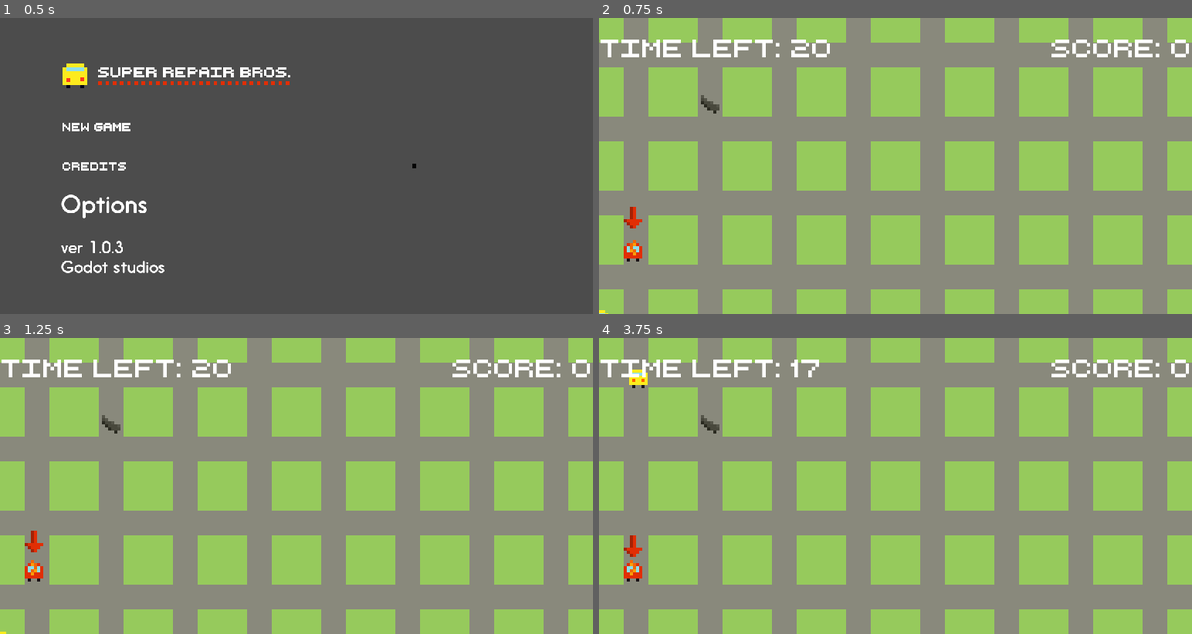
Above: before the commit, frames 1-4 (two rows, left to right).
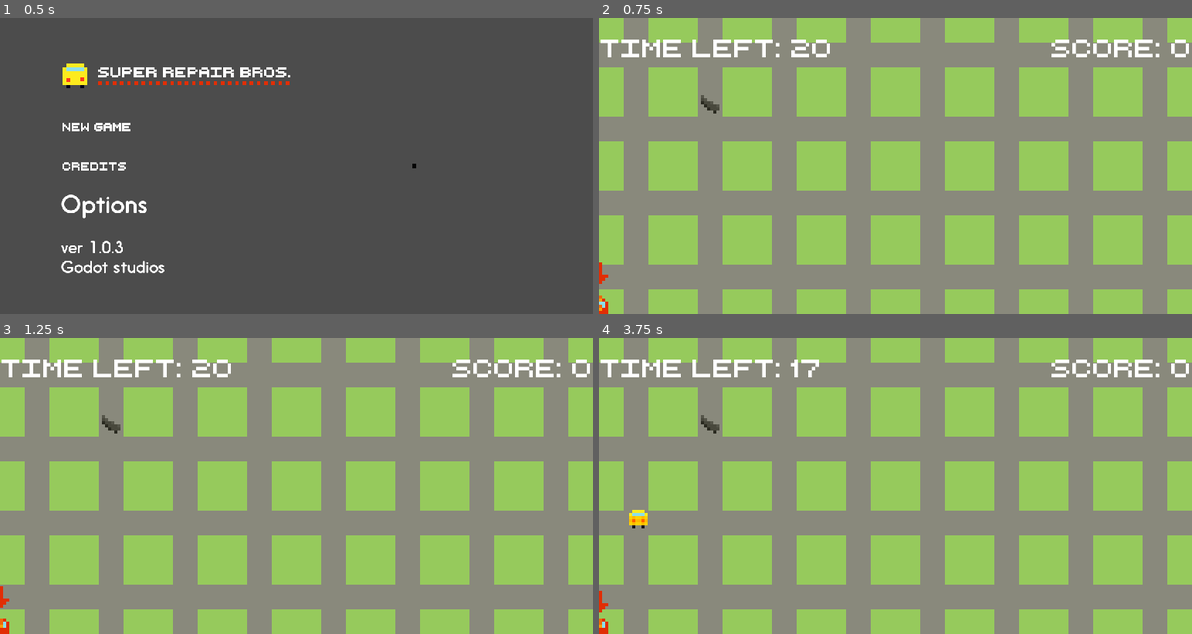
Above: after the commit, the same moments.

Repository: super-repair-bros/super-repair-bros
Game: Godot game, scene res://Scenes/TitleScreen/TitleScreen.tscn
Same seed, same stepped clock (60 frames per second), same inputs: the game is played once before the commit and once after it.
Inputs (mouse positions are in pixels of both pictures, inside the frame that each line leads up to):
- Up to frame 1 (0.5 s): no input
- Up to frame 2 (0.75 s): click (776, 127) at 0.5 s
- Up to frame 3 (1.25 s): no input
- Up to frame 4 (3.75 s): hold D (right) 1.28-2.03 s; hold S (down) 2.03-2.78 s; hold D (right) 2.78-3.53 s; hold W (up) from 3.53 s (still down)

Frame 1 is identical in both runs. In frame 2, 0.4% of the frame differs, in the area x 0-8%, y 63-100%; in frame 3, 0.4%; in frame 4, 0.7%, in the area x 0-9%, y 10-100%.

Commit message:
stop and repair

Diff:
--- a/Scenes/HUD/HUD.gd
+++ b/Scenes/HUD/HUD.gd
@@ -2,7 +2,7 @@
 
 export var timeInSec = 20;
 
-var score = 0;
+export var score = 0;
 
 
 # Declare member variables here. Examples:
--- a/Scenes/PlayerCar/PlayerCar.gd
+++ b/Scenes/PlayerCar/PlayerCar.gd
@@ -3,6 +3,7 @@
 export (int) var speed = 200
 
 var velocity = Vector2()
+export (bool) var is_repairing = false
 
 func _ready():
 	$AnimationPlayer.play("idle")
@@ -33,5 +34,8 @@
 
 
 func _physics_process(_delta):
-	get_input()
-	velocity = move_and_slide(velocity)
+	if is_repairing == true:
+		pass
+	else:
+		get_input()
+		velocity = move_and_slide(velocity)
--- a/Scenes/Wrack/Wrack.gd
+++ b/Scenes/Wrack/Wrack.gd
@@ -11,34 +11,20 @@
 	$AnimationPlayer.play("broken")
 	emit_signal('wrackplease')
 
-func place_a_wrack():
+func try_to_place_a_wrack():
 	randomize()
-	var spaceState = get_world_2d().direct_space_state
-	var placed = false
-	while not placed:
-		var posx = randi() % int(get_viewport_rect().size.x) + 1
-		var posy = randi() % int(get_viewport_rect().size.y) + 1
-		var upperright = Vector2(posx+WRACKWIDTH/2, posy-WRACKHEIGHT/2)
-		var upperleft = Vector2(posx-WRACKWIDTH/2, posy-WRACKHEIGHT/2)
-		var lowerright = Vector2(posx+WRACKWIDTH/2, posy+WRACKHEIGHT/2)
-		var lowerleft = Vector2(posx-WRACKWIDTH/2, posy+WRACKHEIGHT/2)
-
-		position.x = posx
-		position.y = posy
-		# Check for collision
-		placed = true
-		var query = Physics2DShapeQueryParameters.new()
-
-		if spaceState.intersect_point(upperright) and spaceState.intersect_point(upperleft) and spaceState.intersect_point(lowerright) and spaceState.intersect_point(lowerleft):
-			print("upperright: " + str(upperright))
-			print("upperleft: " + str(upperleft))
-			print("lowerright: " + str(lowerright))
-			print("lowerleft: " + str(lowerleft))
-			print("upperright: " + str(spaceState.intersect_point(upperright)))
-			print("upperleft: " + str(spaceState.intersect_point(upperleft)))
-			print("lowerright: " + str(spaceState.intersect_point(lowerright)))
-			print("lowerleft: " + str(spaceState.intersect_point(lowerleft)))
-			placed = true
+	var posx = randi() % int(get_viewport_rect().size.x)
+	var posy = randi() % int(get_viewport_rect().size.y)
+	position.x = posx
+	position.y = posy
+	print("Ich bin hier")
 
 func _on_Area2D_body_entered(body):
-	emit_signal("is_repaired")
+	if (body.get_name() == "MyCar"):
+		emit_signal("is_repaired")
+#	elif (body.get_name() == "tiles"):
+#		print(body.get_name())
+#
+#		try_to_place_a_wrack()
+#	else:
+#		print("Alles ok")
--- a/Scenes/level/level.gd
+++ b/Scenes/level/level.gd
@@ -1,7 +1,15 @@
 extends Node2D
 
 func _on_Wrack_is_repaired():
-	#$MyCar.move_and_slide(Vector2())
-	#$MyCar/AnimationPlayer.play("repair")
-	#$MyCar/RepairTimer.start()
-	pass
+	$MyCar.move_and_slide(Vector2())
+	$MyCar/CollisionShape2D.set_deferred("disabled", true)
+	$MyCar.set_deferred("is_repairing", true)
+	$MyCar/AnimationPlayer.play("repair")
+	$MyCar/RepairTimer.start()
+
+
+func _on_RepairTimer_timeout():
+	#$GUI/HBoxContainer.score += $GUI/HBoxContainer.score
+	$MyCar/CollisionShape2D.set_deferred("disabled", false)
+	$MyCar.set_deferred("is_repairing", false)
+	$MyCar/AnimationPlayer.play("idle")
--- a/Scenes/level/level.tscn
+++ b/Scenes/level/level.tscn
@@ -275,5 +275,6 @@
 [node name="GUI" parent="." instance=ExtResource( 6 )]
 
 [node name="Wrack" parent="." instance=ExtResource( 10 )]
+[connection signal="timeout" from="MyCar/RepairTimer" to="." method="_on_RepairTimer_timeout"]
 [connection signal="is_repaired" from="Wrack" to="." method="_on_Wrack_is_repaired"]
-[connection signal="wrackplease" from="Wrack" to="Wrack" method="place_a_wrack"]
+[connection signal="wrackplease" from="Wrack" to="Wrack" method="try_to_place_a_wrack"]
Not shown: 2 places in Scenes/PlayerCar/PlayerCar.tscn that only renumber resources
